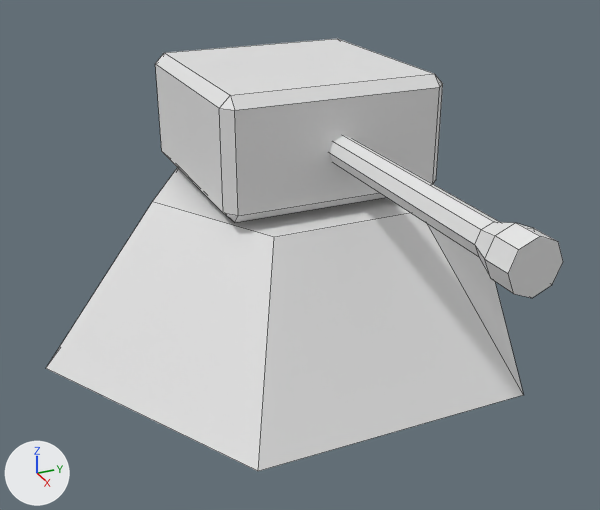
What one commit did to the Blender file blend/heavy_turret.blend.
Both versions are drawn from a 50 mm lens placed at (2.78, -1.22, 1.67), pointed at (0.28, -0.1, 0.42). The axes (+X, +Y, +Z) are drawn at lower left. The lights are the same throughout. The picture after the commit comes second. Mesh edges are drawn as thin lines.

Names of what the first picture shows: 'base', 'gun'.
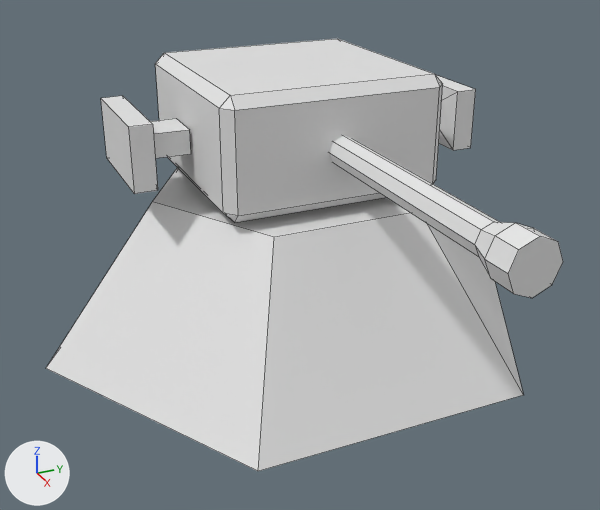
The change, as a list of edits to the scene's bpy script:
```text
Change me_cube_001:
    used by ob_gun; location = (0.0, 0.0, -0.188)
    remove me_cube_001.from_pydata(...)  # 56 vertices, 52 faces; spans x -0.42..1.4, y -0.41..0.41, z 0.82..1.24
    add me_cube_001.from_pydata(...)  # 88 vertices, 80 faces; spans x -0.42..1.4, y -0.66..0.66, z 0.82..1.24
    me_cube_001 part 1: a new loose piece of 16 vertices spanning x -0.23..0.19, y -0.66..-0.42, z 0.9..1.13
    me_cube_001 part 2: a new loose piece of 16 vertices spanning x -0.2..0.22, y 0.42..0.66, z 0.9..1.13
```

Changed parts and their boxes (x1, y1, x2, y2) in the pictures (600 x 510 px):
'gun', reshaped (13% wider)
    before: (155, 39, 563, 298)
    after: (101, 39, 563, 298)
part 1 of me_cube_001, added
    after: (101, 96, 191, 194)
part 2 of me_cube_001, added
    after: (436, 75, 476, 150)
